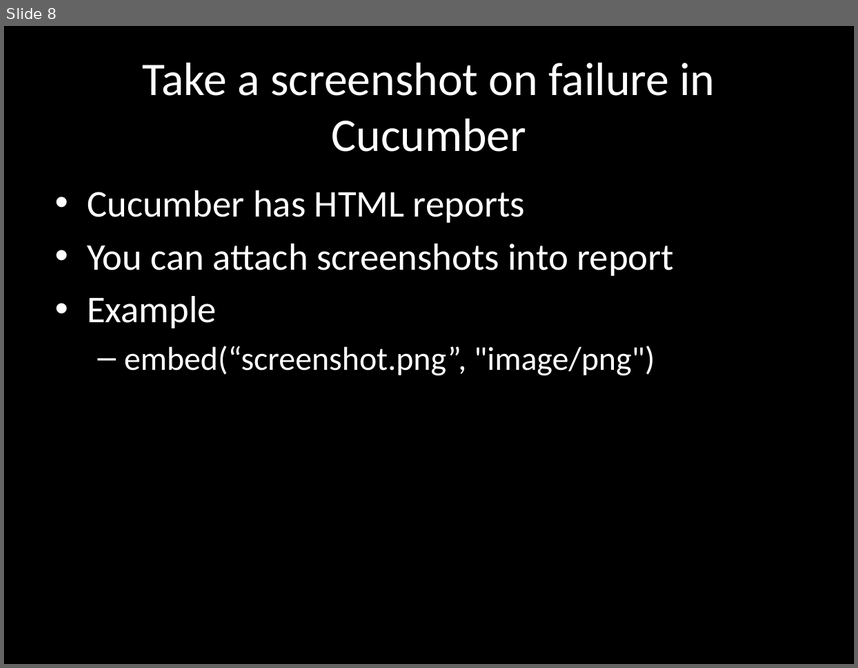
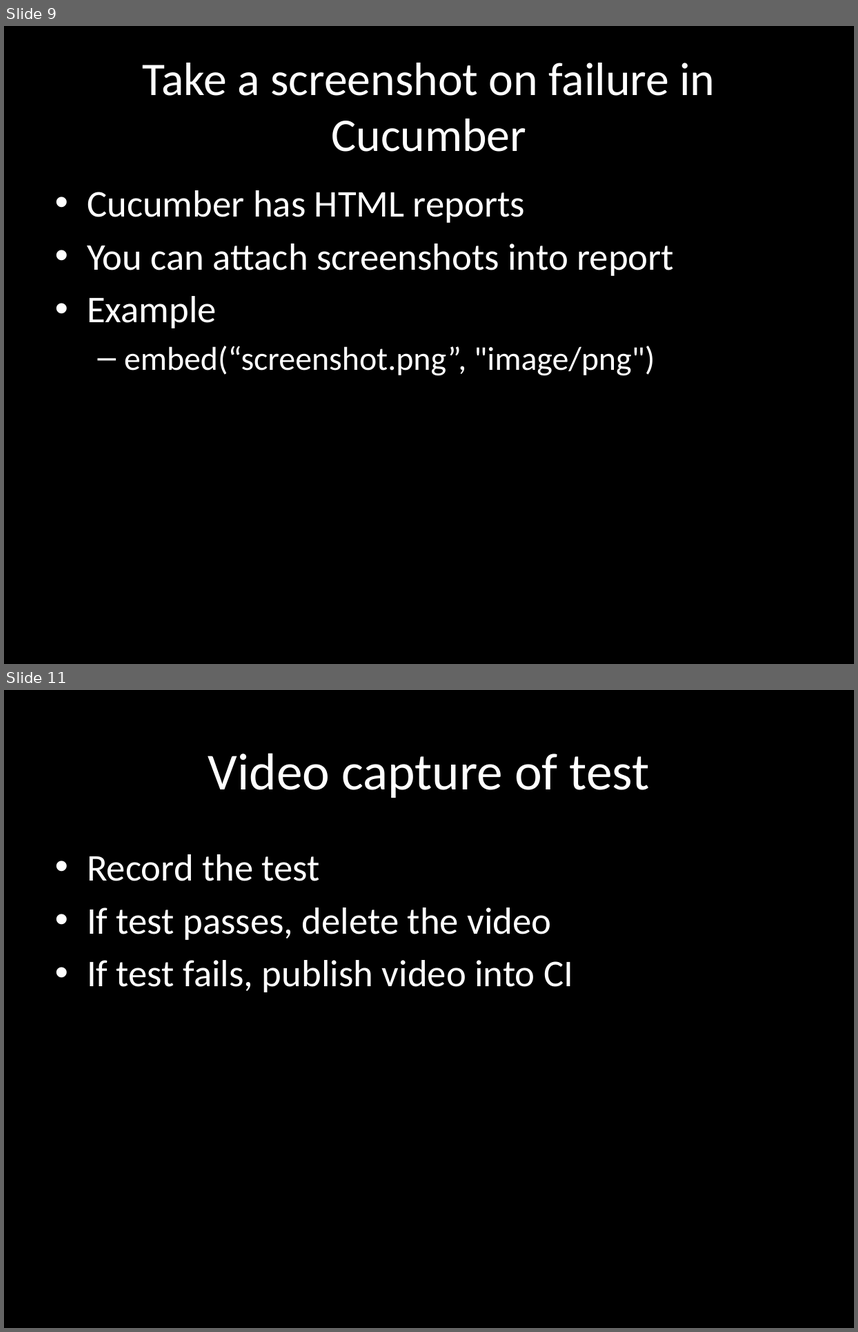
Before and after one commit to dimacus/SeleniumTipsAndTricks, a slide deck: selenium_camp_v1.pptx. Shown one above the other, each under a label of ours: slide 8 before the commit, slides 9 and 11 after it; the slides between them are not shown. The pictures are 858x668 and 858x1332 pixels, drawn with LibreOffice and Linux fonts; fonts in the diff are those of the drawing. Boxes give left, top, right and bottom in pixels: in the first picture for what was removed or moved away, otherwise in the second. Text is boxed around its words. In the diff, an @@ line names an element or a change of style, - is before the commit and + after.

```diff
--- a/selenium_camp_v1.pptx
+++ b/selenium_camp_v1.pptx
@@ slide 11 added at box(4, 690, 854, 1328), background #000000 @@
@@ title added at box(208, 753, 650, 798), 44 pt, text #FFFFFF @@
+Video capture of test
@@ text added at box(87, 854, 573, 992), 32 pt, text #FFFFFF @@
+• Record the test
+• If test passes, delete the video
+• If test fails, publish video into CI
@@ what was slide 8 is now slide 9 @@
```
Also in this commit, not shown: 8 slides changed, 9 other slides added, 3 slides removed.
